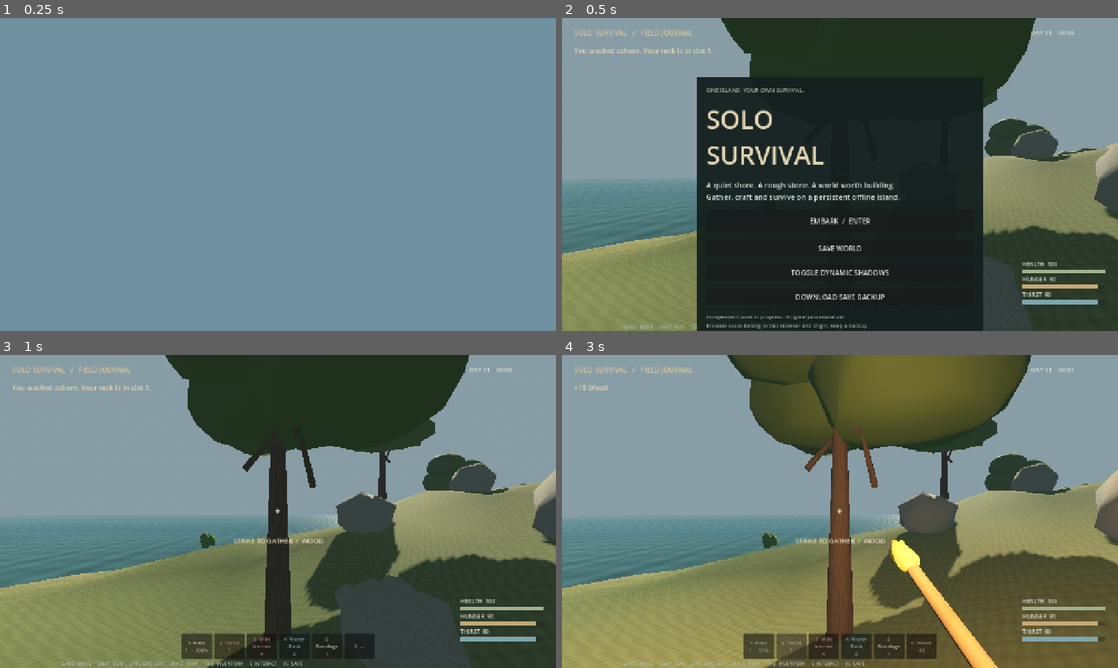
Above: before the commit, frames 1-4 (two rows, left to right).
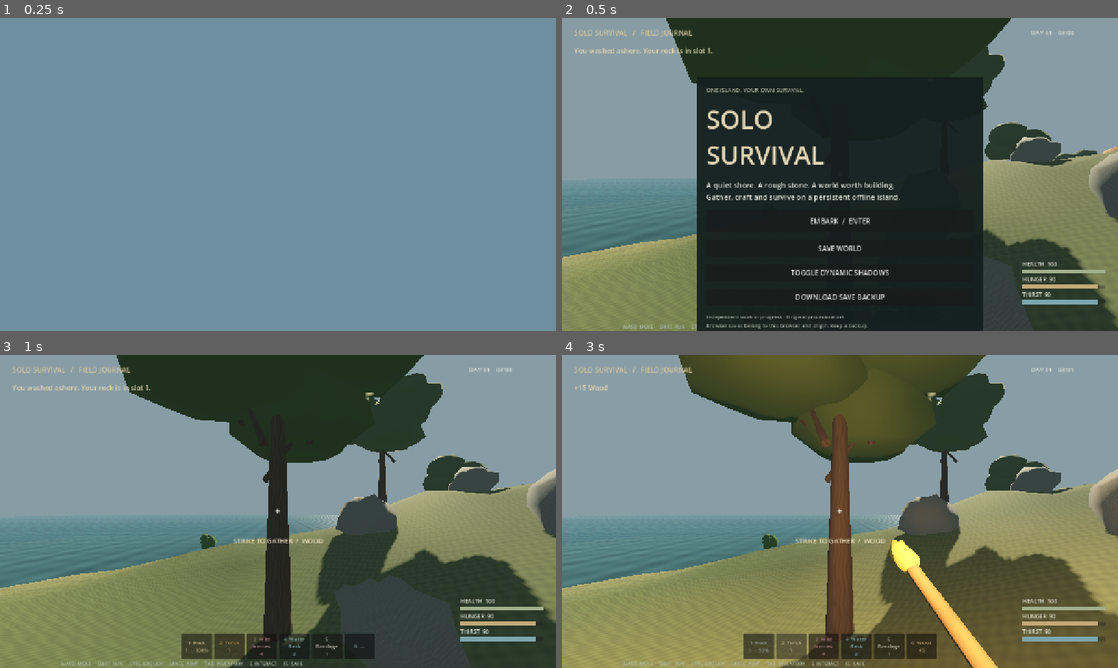
Above: after the commit, the same moments.

Repository: unknown0v/SoloSurvival
Game: Godot game, scene res://scenes/island.tscn
Two runs of this game, one before a commit and one after it. Both use one fixed random seed, a clock stepped at 60 frames per second and the inputs below.
Inputs:
- Up to frame 1 (0.25 s): no input
- Up to frame 2 (0.5 s): no input
- Up to frame 3 (1 s): click "EMBARK / ENTER" at 0.5 s
- Up to frame 4 (3 s): click "1 Rock 1 · 100%" at 1.25 s; click "1 Rock 1 · 99%" at 2 s; click "2 Torch 1" at 2.75 s

Frame 1 is identical in both runs. In frame 2, 6.7% of the frame differs, in the area x 0-100%, y 0-99%; in frame 3, 7.4%; in frame 4, 14%, in the area x 21-100%, y 0-100%.

Commit message:
fix: align terrain queries with the existing collision surface

Diff:
--- a/scripts/core/world_math.gd
+++ b/scripts/core/world_math.gd
@@ -2,6 +2,7 @@
 const SEED: int = 197403
 const SIZE: float = 640.0
 const SPAWN = Vector3(-150, 0, -155)
+var samples: Dictionary = {}
 var noise := FastNoiseLite.new()
 
 func _init() -> void:
@@ -10,7 +11,30 @@
 	noise.frequency = 0.012
 	noise.fractal_octaves = 4
 
+# Match the exact 4 m triangles rendered and collided by island.gd.
+# Vertex heights/seed are unchanged; consumers now share the physical surface.
+func sample_vertex(x: int, z: int) -> float:
+	var key := Vector2i(x,z)
+	if not samples.has(key):
+		samples[key] = raw_height(x*4.0,z*4.0)
+	return float(samples[key])
+
 func height(x: float, z: float) -> float:
+	var gx: int = floori(x/4.0)
+	var gz: int = floori(z/4.0)
+	var fx: float = x/4.0-gx
+	var fz: float = z/4.0-gz
+	var a: float = sample_vertex(gx,gz)
+	if is_zero_approx(fx) and is_zero_approx(fz):
+		return a
+	var b: float = sample_vertex(gx+1,gz)
+	var c: float = sample_vertex(gx,gz+1)
+	if fx+fz<=1:
+		return a+(b-a)*fx+(c-a)*fz
+	var d: float = sample_vertex(gx+1,gz+1)
+	return d+(c-d)*(1-fx)+(b-d)*(1-fz)
+
+func raw_height(x: float, z: float) -> float:
 	var radius: float = Vector2(x/290.0, z/280.0).length()
 	var coast: float = 1.0-smoothstep(0.68, 1.04, radius)
 	var mountain: float = exp(-((x+35.0)*(x+35.0)/11000.0+(z-120.0)*(z-120.0)/8500.0))*72.0
--- a/tests/core_tests.gd
+++ b/tests/core_tests.gd
@@ -81,6 +81,9 @@
 	check(math.height(-150,-155)>1,"Starting shore is above water")
 	check(math.height(319,319)<0,"Island edges are underwater")
 	check(is_equal_approx(math.height(20,30),WorldMath.new().height(20,30)),"World is deterministic")
+	check(is_equal_approx(math.height(20,32),math.raw_height(20,32)),"Original terrain vertices and seed preserved")
+	var expected: float = math.raw_height(20,32)*0.5+math.raw_height(24,32)*0.25+math.raw_height(20,36)*0.25
+	check(is_equal_approx(math.height(21,33),expected),"Surface query follows actual collision triangle")
 
 func construction_tests() -> void:
 	var model = Settlement.new()
@@ -262,6 +265,9 @@
 	game.buildings.build_kind = "foundation"
 	game.buildings.edge = 0
 	game.buildings.update_candidate()
+	var camera: Camera3D = game.player.camera
+	var ray := PhysicsRayQueryParameters3D.create(camera.global_position,camera.global_position-camera.global_basis.z*12,1)
+	print("CAMERA_DIAGNOSTIC from="+str(camera.global_position)+" direction="+str(-camera.global_basis.z)+" long_hit="+str(game.get_world_3d().direct_space_state.intersect_ray(ray)))
 	print("PLACEMENT_DIAGNOSTIC candidate="+str(game.buildings.candidate)+" reason="+game.buildings.placement_reason+" player="+str(game.player.position)+" pitch="+str(game.player.pitch))
 	check(game.buildings.placement_reason=="","Real terrain ray produces valid foundation preview")
 	check(game.buildings.place(),"Real-world foundation placement succeeds")
